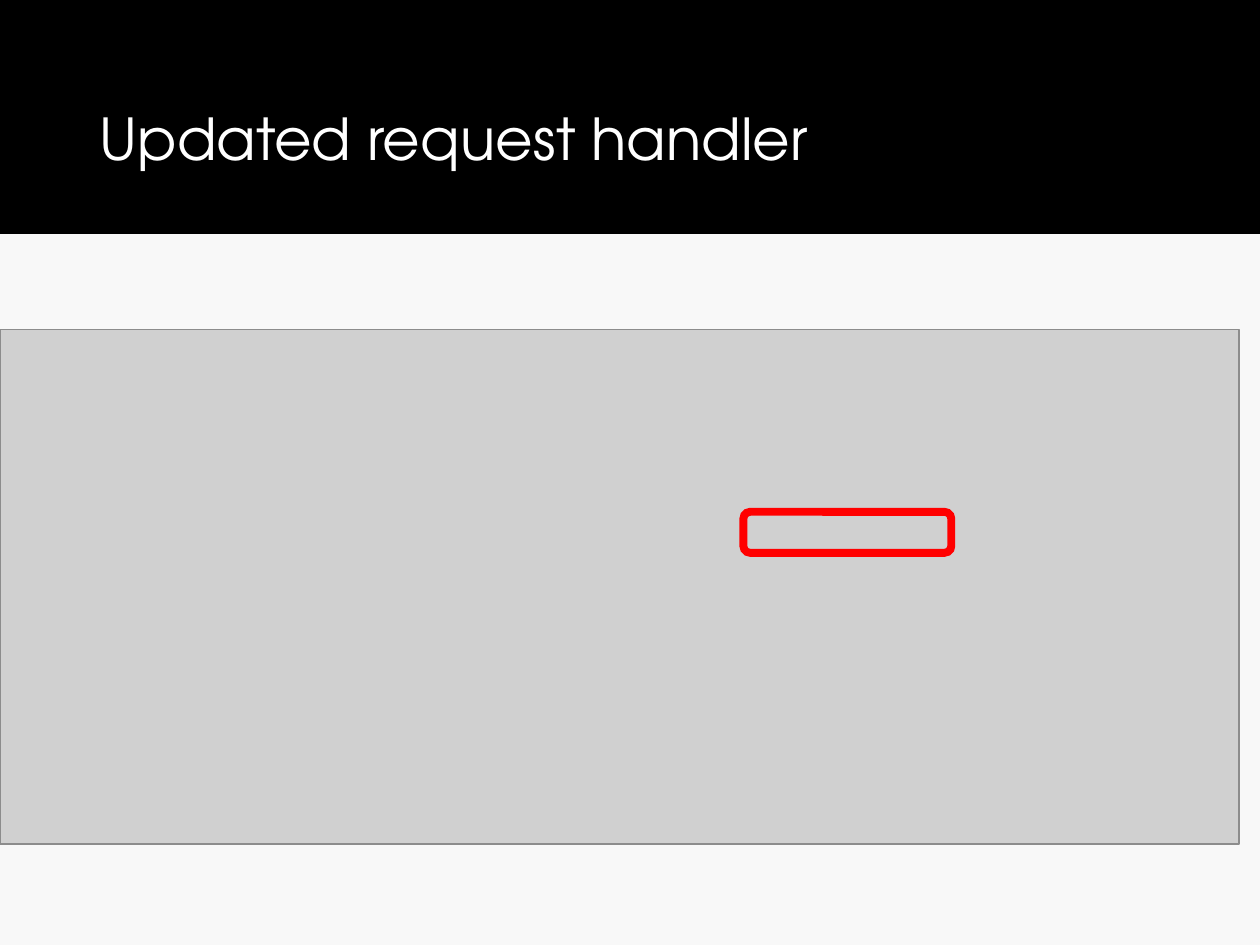
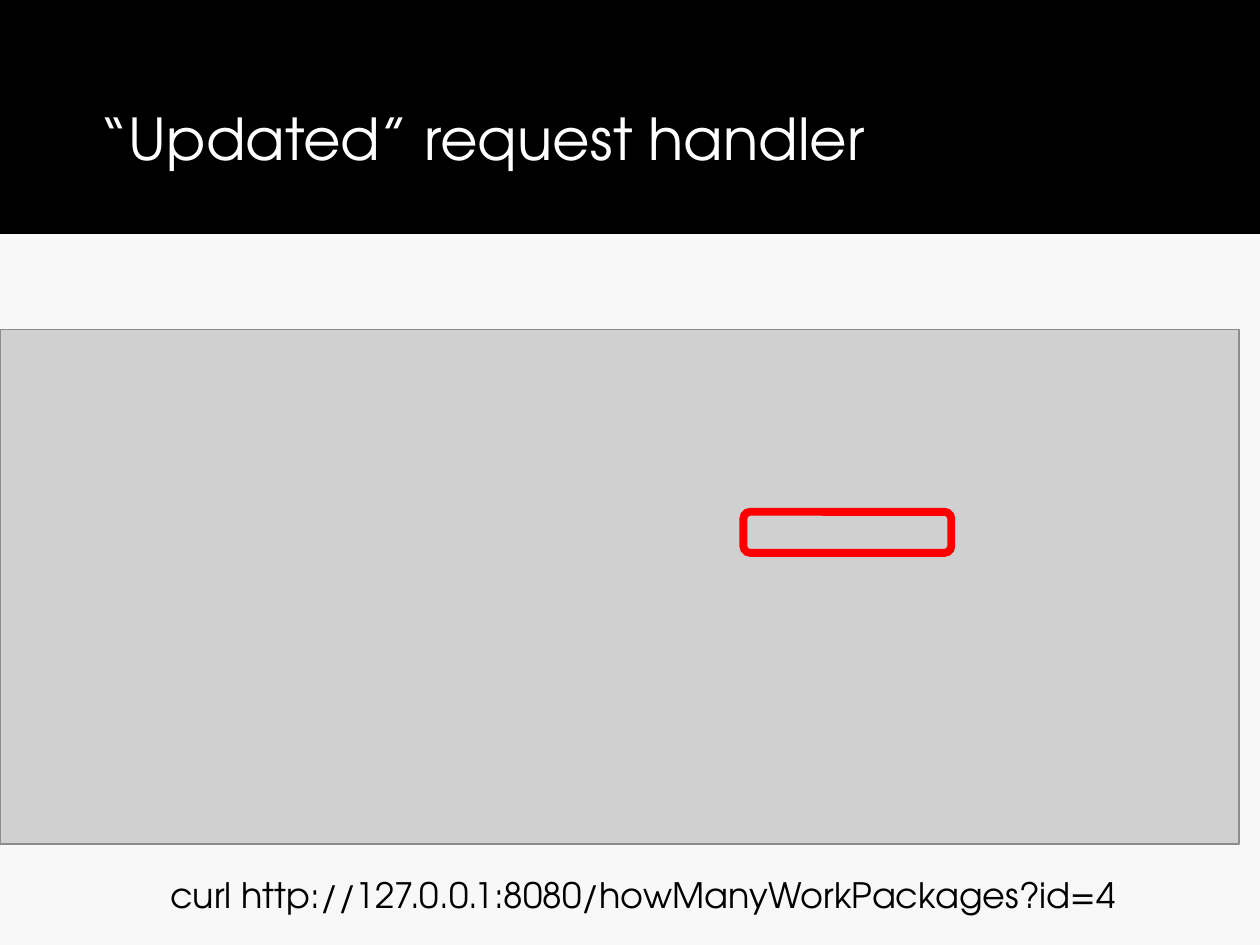
Before and after one commit to drslock/SPE2018, a slide deck: slide 7 of Lecture Slides/17 Advanced Data Handling.pptx (slide 4 before the commit). Drawn at 1260x945 pixels with LibreOffice and Linux fonts; fonts in the diff are those of the drawing; grey boxes stand for pictures. Boxes give left, top, right and bottom in pixels: in the first picture for what was removed or moved away, otherwise in the second. Text is boxed around its words. In the diff, an @@ line names an element or a change of style, - is before the commit and + after.

```diff
--- a/Lecture Slides/17 Advanced Data Handling.pptx
+++ b/Lecture Slides/17 Advanced Data Handling.pptx
@@ title at (x1=99, y1=117, x2=865, y2=171): text changed @@
-Updated request handler
+“Updated” request handler
@@ text added at (x1=170, y1=881, x2=1115, y2=916), 20 pt, text #000000 @@
+curl http://127.0.0.1:8080/howManyWorkPackages?id=4
```
Also in this commit, not shown: 7 other slides changed.
